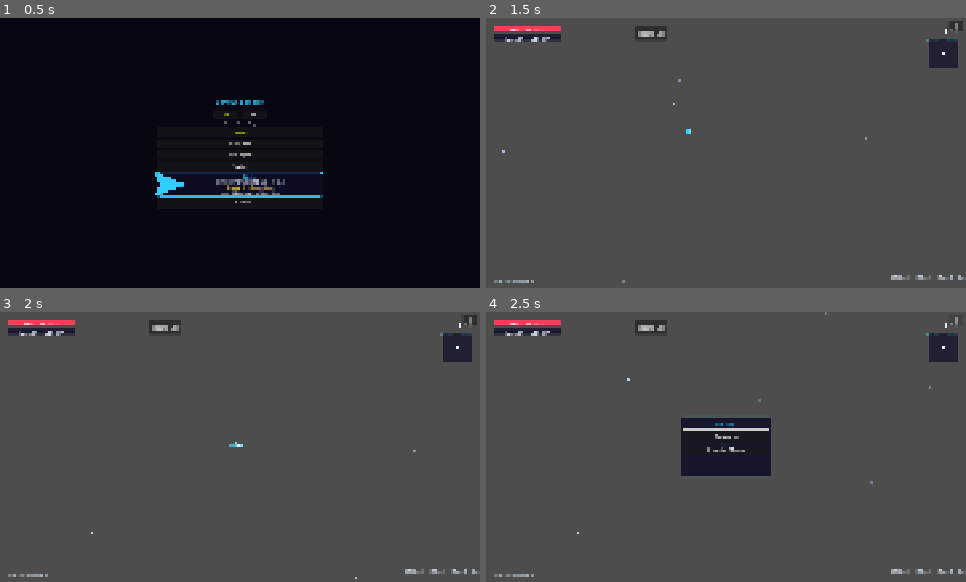
Above: before the commit, frames 1-4 (two rows, left to right).
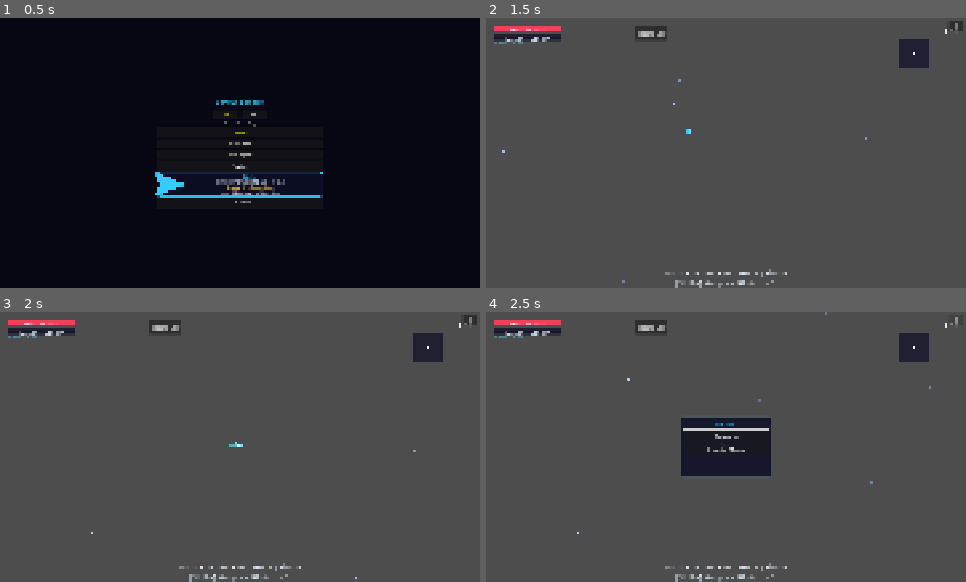
Above: after the commit, the same moments.

Repository: jlromgaz/Astro-Reaper
Game: Godot game, scene res://scenes/ui/main_menu.tscn
Same seed, same stepped clock (60 frames per second), same inputs: the game is played once before the commit and once after it.
Inputs:
- Up to frame 1 (0.5 s): no input
- Up to frame 2 (1.5 s): click "CONTINUE" at 0.5 s; click "CLASSIC — EASY" at 1.25 s
- Up to frame 3 (2 s): no input
- Up to frame 4 (2.5 s): click "II" at 2 s

Frame 1 is identical in both runs. In frame 2, 2.0% of the frame differs, in the area x 1-100%, y 7-100%; in frame 3, 2.0%; in frame 4, 2.0%.

Commit message:
fix(ui): correct back button glyph, move mode label, x2 minimap, centered bottom stats with ship name

Diff:
--- a/scenes/ui/hud.tscn
+++ b/scenes/ui/hud.tscn
@@ -115,16 +115,19 @@
 vertical_alignment = 1
 
 [node name="WeaponListLabel" type="Label" parent="."]
-anchors_preset = 2
+anchors_preset = 12
+anchor_left = 0.0
 anchor_top = 1.0
+anchor_right = 1.0
 anchor_bottom = 1.0
-offset_left = 20.0
-offset_top = -30.0
-offset_right = 300.0
-offset_bottom = -10.0
-theme_override_colors/font_color = Color(0.9, 0.95, 1, 1)
-theme_override_font_sizes/font_size = 10
+offset_left = 0.0
+offset_top = -26.0
+offset_right = 0.0
+offset_bottom = -2.0
+theme_override_colors/font_color = Color(0.9, 0.95, 1, 1)
+theme_override_font_sizes/font_size = 18
 text = "Weapons: Blaster Lv.1"
+horizontal_alignment = 1
 vertical_alignment = 1
 
 [node name="TimerLabel" type="Label" parent="."]
@@ -142,27 +145,23 @@
 vertical_alignment = 1
 
 [node name="ModeLabel" type="Label" parent="."]
-anchors_preset = 1
-anchor_left = 1.0
-anchor_right = 1.0
-offset_left = -260.0
-offset_top = 50.0
-offset_right = -20.0
-offset_bottom = 72.0
+offset_left = 20.0
+offset_top = 62.0
+offset_right = 220.0
+offset_bottom = 76.0
 theme_override_colors/font_color = Color(0.35, 0.9, 1, 0.8)
-theme_override_font_sizes/font_size = 12
+theme_override_font_sizes/font_size = 10
 text = ""
-horizontal_alignment = 2
 vertical_alignment = 1
 
 [node name="Minimap" type="Control" parent="."]
 anchors_preset = 1
 anchor_left = 1.0
 anchor_right = 1.0
-offset_left = -100.0
+offset_left = -180.0
 offset_top = 55.0
 offset_right = -20.0
-offset_bottom = 135.0
+offset_bottom = 215.0
 script = ExtResource("2_minimap")
 
 [node name="LevelUpPanel" type="PanelContainer" parent="."]
@@ -303,17 +302,17 @@
 vertical_alignment = 1
 
 [node name="StatsLabel" type="Label" parent="."]
-anchors_preset = 3
-anchor_left = 1.0
+anchors_preset = 12
+anchor_left = 0.0
 anchor_top = 1.0
 anchor_right = 1.0
 anchor_bottom = 1.0
-offset_left = -200.0
-offset_top = -60.0
-offset_right = -20.0
-offset_bottom = -20.0
-theme_override_colors/font_color = Color(0.9, 0.95, 1, 1)
-theme_override_font_sizes/font_size = 12
+offset_left = 0.0
+offset_top = -52.0
+offset_right = 0.0
+offset_bottom = -28.0
+theme_override_colors/font_color = Color(0.9, 0.95, 1, 1)
+theme_override_font_sizes/font_size = 18
 text = "Stats: ..."
-horizontal_alignment = 2
+horizontal_alignment = 1
 vertical_alignment = 2
--- a/scripts/ui/hud.gd
+++ b/scripts/ui/hud.gd
@@ -130,7 +130,10 @@
 	if not _player: return
 	if not _player.has_method("get_weapons_short_list"):
 		return
-	weapon_list_label.text = "%s: %s" % [tr("Weapons"), _player.get_weapons_short_list()]
+	var ship_prefix := ""
+	if GameManager.selected_ship:
+		ship_prefix = "[%s] " % tr("SHIP_%s_NAME" % GameManager.selected_ship.ship_id.to_upper())
+	weapon_list_label.text = "%s%s: %s" % [ship_prefix, tr("Weapons"), _player.get_weapons_short_list()]
 
 
 func _update_timer_display() -> void:
--- a/scripts/ui/main_menu.gd
+++ b/scripts/ui/main_menu.gd
@@ -66,7 +66,7 @@
 
 func _build_back_button() -> void:
 	_back_button = Button.new()
-	_back_button.text = "← SHIPS"
+	_back_button.text = "< SHIPS"
 	_back_button.custom_minimum_size = Vector2(140, 24)
 	_back_button.add_theme_font_size_override("font_size", 11)
 	_back_button.focus_mode = Control.FOCUS_NONE
